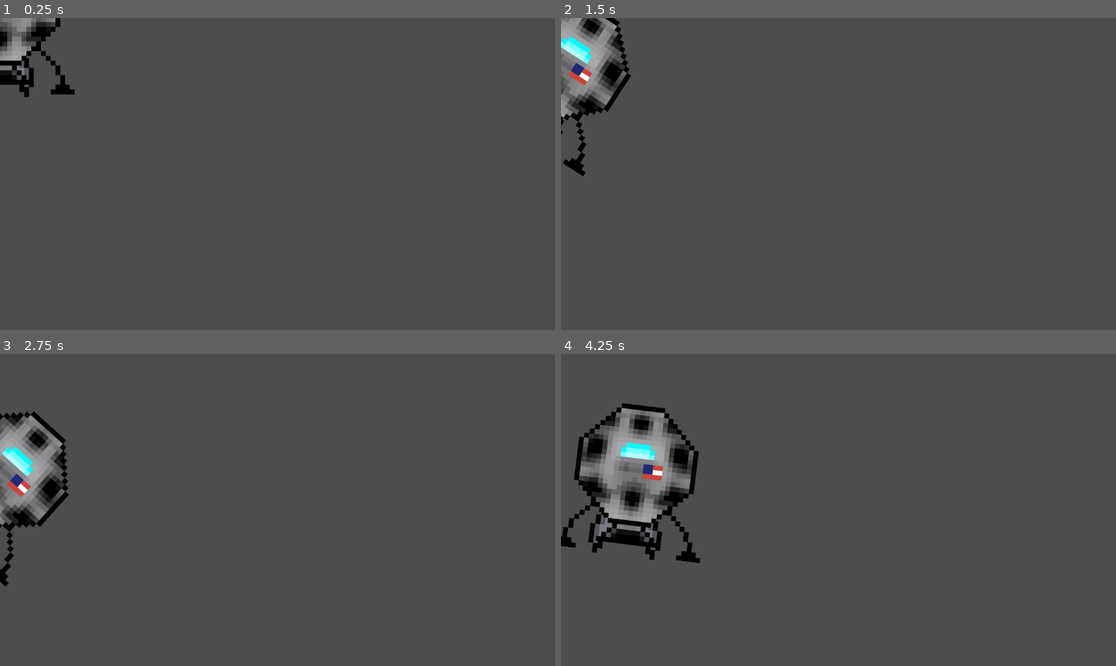
Above: before the commit, frames 1-4 (two rows, left to right).
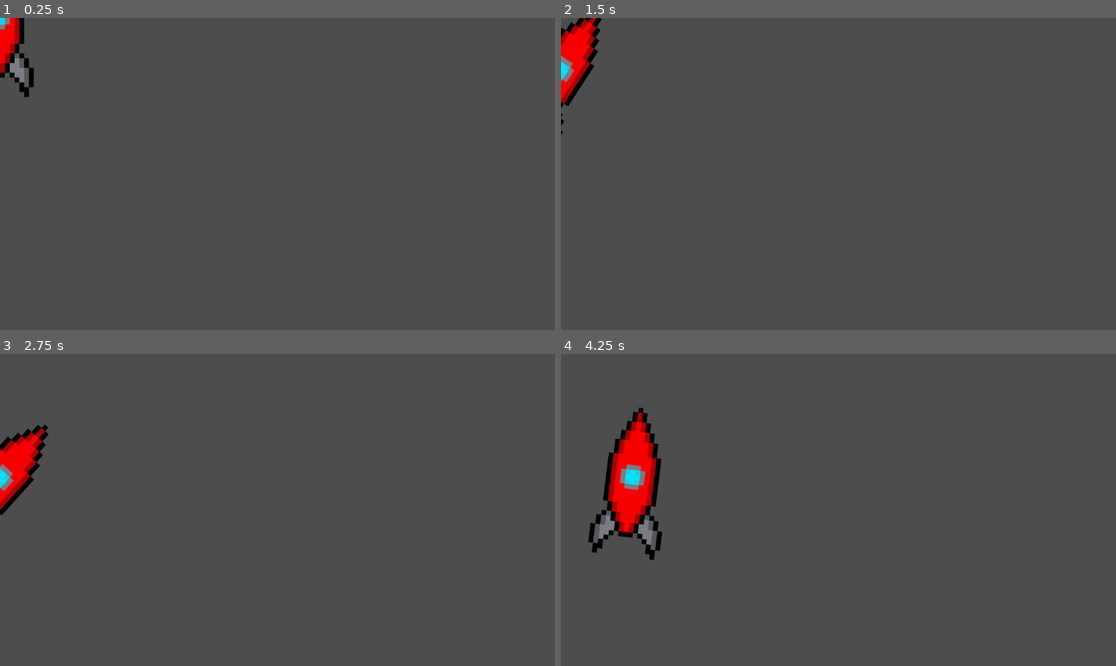
Above: after the commit, the same moments.

Repository: MissionToPsyche-Iridium/iridium_21k_web_game-byu-i
Game: Godot game, scene res://hard_player.tscn
Same seed, same stepped clock (60 frames per second), same inputs: the game is played once before the commit and once after it. This scene is started directly instead of the project's main scene.
Inputs (mouse positions are in pixels of both pictures, inside the frame that each line leads up to):
- Up to frame 1 (0.25 s): no input
- Up to frame 2 (1.5 s): move the mouse to (960, 158) at 0.52 s; hold Right (ui_right) 0.53-1.28 s; hold D (D) 0.53-1.28 s; click (960, 158) at 0.67 s; move the mouse to (727, 189) at 1.27 s; hold Left (ui_left) from 1.28 s (still down); tap A (A) at 1.35 s
- Up to frame 3 (2.75 s): tap D (D) at 1.55 s; move the mouse to (333, 441) at 2.02 s; release Left (ui_left) at 2.03 s; hold Right (ui_right) from 2.03 s (still down); hold D (D) from 2.03 s (still down)
- Up to frame 4 (4.25 s): move the mouse to (810, 572) at 2.77 s; release Right (ui_right) at 2.78 s; release D (D) at 2.78 s; hold Up (ui_up) 2.78-3.53 s; tap Space (Spacebar) at 2.85 s; click (810, 572) at 2.92 s; tap D (D) at 3.05, 3.8 s; move the mouse to (1005, 556) at 3.52 s; hold Left (ui_left) from 3.53 s (still down); hold W (W) from 3.53 s (still down)

The runs differ from the first frame. In frame 1, 1.5% of the frame differs, in the area x 0-14%, y 0-25%; in frame 2, 3.2%; in frame 3, 3.6%; in frame 4, 6.6%, in the area x 0-26%, y 15-68%.

Commit message:
little meteorite change

Diff:
--- a/SpaceShuttle/hard_player.tscn
+++ b/SpaceShuttle/hard_player.tscn
@@ -5,6 +5,7 @@
 [ext_resource type="Texture2D" uid="uid://bx5fgg0arlppd" path="res://Art/Apollo 1.0.png" id="3_yg217"]
 
 [sub_resource type="RectangleShape2D" id="RectangleShape2D_mtdiq"]
+size = Vector2(102, 239)
 
 [node name="HardPlayer" type="Node2D"]
 script = ExtResource("1_w1blk")
@@ -13,9 +14,12 @@
 texture = ExtResource("2_ga2g5")
 
 [node name="Apollo" type="Sprite2D" parent="."]
+visible = false
+position = Vector2(470, 186)
 texture = ExtResource("3_yg217")
 
 [node name="Area2D" type="Area2D" parent="."]
 
 [node name="CollisionShape2D" type="CollisionShape2D" parent="Area2D"]
+position = Vector2(-4, 13)
 shape = SubResource("RectangleShape2D_mtdiq")
--- a/SpaceShuttle/surface.gd
+++ b/SpaceShuttle/surface.gd
@@ -86,7 +86,7 @@
 	for i in meteorites:
 		if i.get_instance_id() == IID:
 			ind = meteorites.find(i)
-	meteorites.remove_at(ind)
+			meteorites.remove_at(ind)
 
 func Player_landed():
 	p.position = lp.position + Vector2(0,-21)
